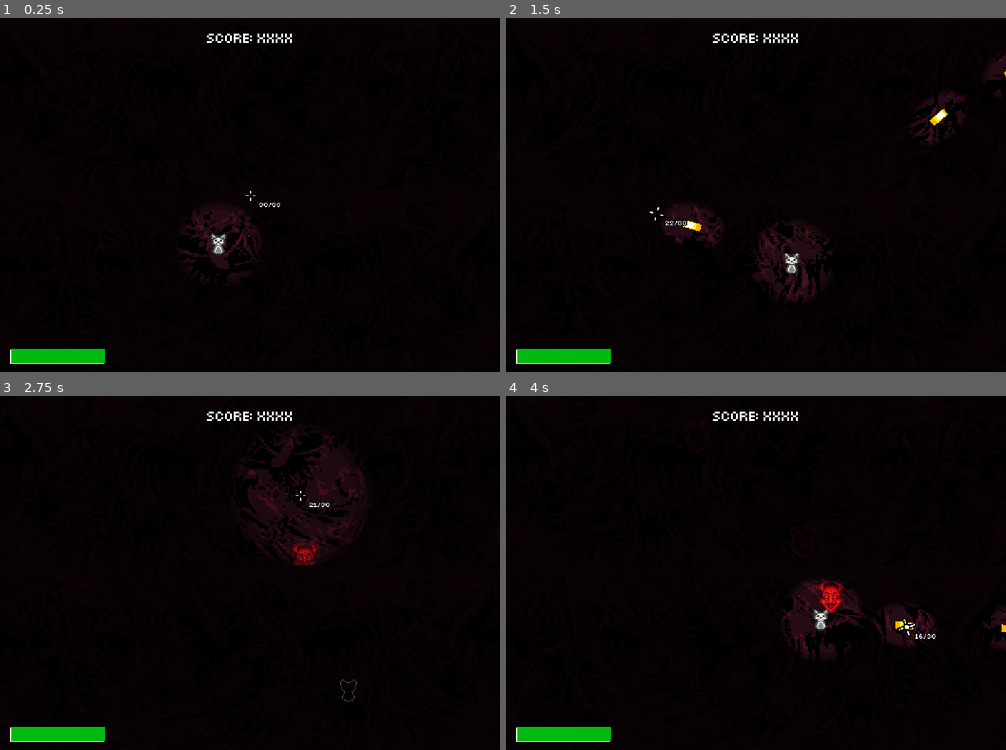
Above: before the commit, frames 1-4 (two rows, left to right).
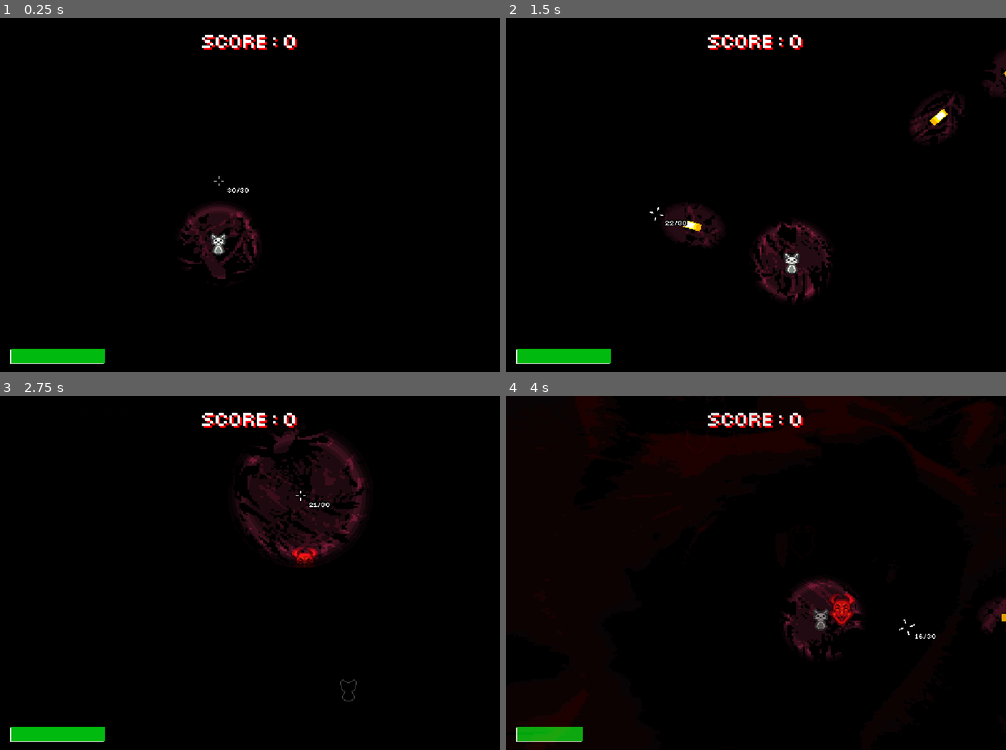
Above: after the commit, the same moments.

Repository: ThanapatrP/game-project-shooter
Game: Godot game, scene res://src/levels/main_level.tscn
Same seed, same stepped clock (60 frames per second), same inputs: the game is played once before the commit and once after it.
Inputs (mouse positions are in pixels of both pictures, inside the frame that each line leads up to):
- Up to frame 1 (0.25 s): no input
- Up to frame 2 (1.5 s): tap Enter at 0.5 s; move the mouse to (866, 177) at 0.52 s; press the mouse at (866, 177) at 0.53 s; hold D (right) 0.53-1.28 s; move the mouse to (656, 212) at 1.27 s; release the mouse at (656, 212) at 1.28 s; hold S (down) from 1.28 s (still down); click (656, 212) at 1.35 s
- Up to frame 3 (2.75 s): move the mouse to (300, 495) at 2.02 s; release S (down) at 2.03 s; hold D (right) from 2.03 s (still down); hold Right mouse button (m2) from 2.03 s (still down); click (300, 495) at 2.3 s
- Up to frame 4 (4 s): move the mouse to (731, 643) at 2.77 s; release D (right) at 2.78 s; release Right mouse button (m2) at 2.78 s; hold W (up) 2.78-3.53 s; click (731, 643) at 2.85 s; move the mouse to (906, 626) at 3.52 s; press the mouse at (906, 626) at 3.53 s; hold A (left) from 3.53 s (still down)

The runs differ from the first frame. In frame 1, 1.9% of the frame differs, in the area x 35-60%, y 4-75%; in frame 2, 3.1%; in frame 3, 4.3%; in frame 4, 5.1%, in the area x 2-100%, y 0-99%.

Commit message:
ui basic polish

Diff:
--- a/project.godot
+++ b/project.godot
@@ -13,13 +13,13 @@
 config/name="Project Shooter"
 run/main_scene="uid://co30y8baliqso"
 config/features=PackedStringArray("4.4", "Forward Plus")
-run/max_fps=60
 config/icon="res://icon.svg"
 
 [autoload]
 
 Global="*res://src/util/global.gd"
 FxSpawner="*res://src/util/fx_spawner.gd"
+EventCenter="*res://src/util/event_center.gd"
 
 [display]
 
--- /dev/null
+++ b/src/characters/enemy/enemy.gd
@@ -0,0 +1,34 @@
+class_name Enemy
+extends CharacterBody2D
+
+var spd = 40
+var hp = 100
+
+var follow = null
+
+var dead_point = 100
+
+var kb_mult = 3
+var apply_knockback = true
+
+func apply_vel(to_glob_pos : Vector2):
+    velocity = lerp(velocity, global_position.direction_to(to_glob_pos) * spd, 0.1)
+
+func hurt(kb_dir : Vector2, damage : float, auto_free : bool = true):
+    if apply_knockback:
+        velocity = kb_dir * spd * kb_mult
+
+    hp -= damage
+
+    if hp <= 0.0: # DEAD
+        on_dead(auto_free)
+
+func on_dead(auto_free : bool):
+    FxSpawner.spawn_float_text("[shake rate=40.0 level=20 connected=0]DEAD!", global_position + Vector2(0, -32), Color.RED, 1)
+    FxSpawner.spawn_float_text("+%d" % dead_point, global_position + Vector2(0, -16), Color.WHITE, 2)
+
+    EventCenter.emit_signal("enemy_dead", self)
+    Global.add_score(dead_point)
+
+    if auto_free:
+        queue_free()
--- a/src/characters/enemy/running_enemy.gd
+++ b/src/characters/enemy/running_enemy.gd
@@ -1,13 +1,9 @@
-extends CharacterBody2D
+extends Enemy
 
-
-var spd = 40
-var hp = 100
 var flashing_t = -1.0
 
-var follow = null
-
 func _ready() -> void:
+	kb_mult = 2.5
 	$PositionMarker.self_modulate.a = 1.0
 
 func _process(delta):
@@ -28,23 +24,14 @@
 
 func _physics_process(delta):
 	if follow != null:
-		velocity = lerp(velocity, global_position.direction_to(follow.global_position) * spd, 0.1)
+		apply_vel(follow.global_position)
 	else:
 		velocity = Vector2.ZERO
 
 	move_and_slide()
 
-
-func hurt(kb_dir, damage):
-	velocity = kb_dir * spd * 3
-
-	hp -= damage
-
+func hurt(kb_dir : Vector2, damage : float, auto_free : bool = true):
 	flashing_t = 0.04
-
-	spd *= 1.1
-
-	if hp <= 0.0: # DEAD
-		FxSpawner.spawn_float_text("[shake rate=40.0 level=20 connected=0]DEAD!", global_position + Vector2(0, -32), Color.RED, 1)
-		FxSpawner.spawn_float_text("+100", global_position + Vector2(0, -16), Color.WHITE, 2)
-		queue_free()
+	spd *= 1.4 # faster if took damage
+	kb_mult *= 0.7
+	super(kb_dir, damage)
--- a/src/characters/enemy/running_enemy.tscn
+++ b/src/characters/enemy/running_enemy.tscn
@@ -9,7 +9,6 @@
 light_mode = 1
 
 [sub_resource type="CanvasItemMaterial" id="CanvasItemMaterial_gljmp"]
-light_mode = 2
 
 [sub_resource type="CanvasItemMaterial" id="CanvasItemMaterial_1utja"]
 light_mode = 1
--- a/src/characters/player/player.gd
+++ b/src/characters/player/player.gd
@@ -133,6 +133,11 @@
 
 	# On hit
 	if $Hitbox.get_overlapping_bodies().size() > 0 and invin <= 0.0:
+		if Global.hurt_overlay:
+			Global.hurt_overlay.start()
+
+		if Global.camera: Global.camera.shake(0.5, 15)
+
 		hp -= 30
 		invin = 3.0
 
@@ -166,8 +171,7 @@
 	shoot_cd = DEF_SHOOT_CD
 	ammo -= 1
 
-	var cam = get_node_or_null("%Camera2D")
-	if cam: cam.shake(0.2, 5)
+	if Global.camera: Global.camera.shake(0.2, 5)
 
 	gun_audio_stream.play()
 
--- a/src/characters/player/player.tscn
+++ b/src/characters/player/player.tscn
@@ -22,11 +22,32 @@
 
 [sub_resource type="Gradient" id="Gradient_bxhu7"]
 interpolation_mode = 1
-offsets = PackedFloat32Array(0.41048, 0.558952, 0.641921, 0.694323)
-colors = PackedColorArray(1, 1, 1, 1, 1, 1, 1, 0.654902, 1, 1, 1, 0.345098, 0, 0, 0, 0)
+offsets = PackedFloat32Array(0.340314, 0.41048, 0.513089, 0.638743, 0.71466)
+colors = PackedColorArray(1, 1, 1, 1, 1, 1, 1, 1, 1, 1, 1, 0.831373, 1, 1, 1, 0.231373, 0, 0, 0, 0)
 
 [sub_resource type="GradientTexture2D" id="GradientTexture2D_5c1al"]
 gradient = SubResource("Gradient_bxhu7")
+width = 256
+height = 256
+fill = 1
+fill_from = Vector2(0.5, 0.5)
+fill_to = Vector2(0, 1)
+
+[sub_resource type="GradientTexture2D" id="GradientTexture2D_qf5tv"]
+gradient = SubResource("Gradient_bxhu7")
+width = 256
+height = 256
+fill = 1
+fill_from = Vector2(0.5, 0.5)
+fill_to = Vector2(0, 1)
+
+[sub_resource type="Gradient" id="Gradient_qf5tv"]
+interpolation_mode = 1
+offsets = PackedFloat32Array(0.439791, 0.507853, 0.541885, 0.568063, 0.602094, 0.672775)
+colors = PackedColorArray(1, 1, 1, 0, 1, 1, 1, 0.494118, 1, 1, 1, 1, 1, 1, 1, 0.831373, 1, 1, 1, 0.231373, 0, 0, 0, 0)
+
+[sub_resource type="GradientTexture2D" id="GradientTexture2D_hhaut"]
+gradient = SubResource("Gradient_qf5tv")
 width = 256
 height = 256
 fill = 1
@@ -75,7 +96,11 @@
 [node name="PointLight2D" type="PointLight2D" parent="LightPivot"]
 position = Vector2(1, -1)
 blend_mode = 2
-texture = SubResource("GradientTexture2D_5c1al")
+texture = SubResource("GradientTexture2D_qf5tv")
+
+[node name="PointLight2D2" type="PointLight2D" parent="LightPivot"]
+position = Vector2(1, -1)
+texture = SubResource("GradientTexture2D_hhaut")
 
 [node name="Hitbox" type="Area2D" parent="."]
 collision_layer = 0
--- a/src/levels/main_level.tscn
+++ b/src/levels/main_level.tscn
@@ -8,10 +8,18 @@
 [ext_resource type="PackedScene" uid="uid://whcd4uekaxv6" path="res://src/ui/cursor.tscn" id="6_11df1"]
 [ext_resource type="FontFile" uid="uid://7ip1rh1cottq" path="res://asset/ui/Smol font.ttf" id="6_k0jp4"]
 [ext_resource type="Texture2D" uid="uid://dm8gi5bulobax" path="res://asset/level/temp_level_bg.png" id="8_1du40"]
+[ext_resource type="Script" uid="uid://cpfugg5pyr134" path="res://src/ui/score_label.gd" id="8_ywe2d"]
+[ext_resource type="Texture2D" uid="uid://bdfs3bbusy52" path="res://asset/ui/ui_overlays/cat_hurts_overlay.png" id="9_tygi3"]
+[ext_resource type="Script" uid="uid://benpvdb4y2nyl" path="res://src/ui/hurt_overlay.gd" id="10_twkqo"]
 
-[sub_resource type="LabelSettings" id="LabelSettings_ctyfj"]
-font = ExtResource("6_k0jp4")
-shadow_size = 0
+[sub_resource type="CanvasItemMaterial" id="CanvasItemMaterial_tygi3"]
+light_mode = 1
+
+[sub_resource type="CanvasItemMaterial" id="CanvasItemMaterial_ywe2d"]
+blend_mode = 1
+
+[sub_resource type="LabelSettings" id="LabelSettings_av45r"]
+font_size = 100
 
 [node name="Level" type="Node2D"]
 y_sort_enabled = true
@@ -32,7 +40,7 @@
 [node name="TempLevelBg" type="Sprite2D" parent="."]
 z_index = -99
 position = Vector2(274.5, 196.75)
-scale = Vector2(2.16016, 1.54706)
+scale = Vector2(2.37109, 1.74314)
 texture = ExtResource("8_1du40")
 
 [node name="Player" parent="." instance=ExtResource("1_b6xw5")]
@@ -40,7 +48,7 @@
 position = Vector2(240, 249)
 
 [node name="CanvasModulate" type="CanvasModulate" parent="."]
-color = Color(0.15967, 0.15967, 0.15967, 1)
+color = Color(0, 0, 0, 1)
 
 [node name="Spawner" type="Node" parent="."]
 script = ExtResource("2_ctyfj")
@@ -72,14 +80,42 @@
 text = "30/30"
 script = ExtResource("4_k0jp4")
 
-[node name="ScoreLabel" type="Label" parent="UI"]
+[node name="ScoreLabel" type="RichTextLabel" parent="UI"]
 offset_top = 12.0
 offset_right = 550.0
-offset_bottom = 35.0
-text = "SCORE: XXXX"
-label_settings = SubResource("LabelSettings_ctyfj")
+offset_bottom = 43.0
+theme_override_colors/font_shadow_color = Color(1, 0, 0.0166664, 1)
+theme_override_constants/shadow_offset_y = 2
+theme_override_constants/shadow_offset_x = 2
+theme_override_constants/shadow_outline_size = 0
+theme_override_fonts/normal_font = ExtResource("6_k0jp4")
+theme_override_font_sizes/normal_font_size = 24
+bbcode_enabled = true
+text = "SCORE : XXXX"
 horizontal_alignment = 1
 vertical_alignment = 1
+script = ExtResource("8_ywe2d")
 
 [node name="Cursor" parent="UI" instance=ExtResource("6_11df1")]
 position = Vector2(240, 179)
+
+[node name="HurtOverlay" type="Sprite2D" parent="UI"]
+self_modulate = Color(1, 1, 1, 0.184314)
+material = SubResource("CanvasItemMaterial_tygi3")
+position = Vector2(276.25, 192)
+scale = Vector2(2.44231, 1.89862)
+texture = ExtResource("9_tygi3")
+script = ExtResource("10_twkqo")
+
+[node name="Label" type="Label" parent="UI"]
+visible = false
+material = SubResource("CanvasItemMaterial_ywe2d")
+anchors_preset = 15
+anchor_right = 1.0
+anchor_bottom = 1.0
+grow_horizontal = 2
+grow_vertical = 2
+text = "KILL"
+label_settings = SubResource("LabelSettings_av45r")
+horizontal_alignment = 1
+vertical_alignment = 1
--- a/src/object/bullets/bullet.gd
+++ b/src/object/bullets/bullet.gd
@@ -18,9 +18,11 @@
 
 
 func hit(body):
-	if body is CharacterBody2D:
 
-		global_position = body.global_position
+	var b = get_overlapping_bodies()[0]
 
-		body.hurt(dir, damage)
-		queue_free()
+	global_position = b.global_position
+
+	b.hurt(dir, damage)
+
+	queue_free()
--- a/src/ui/cursor.gd
+++ b/src/ui/cursor.gd
@@ -37,11 +37,16 @@
 	queue_redraw()
 	cursor_sprite.texture = _cursor_texture[active_cursor_sprite]
 
-	global_position = round(get_global_mouse_position())
+	# global_position = round(get_global_mouse_position())
 
 func _physics_process(delta):
 	cursor_sprite.scale = lerp(cursor_sprite.scale, Vector2(1, 1), 0.1)
 	cursor_sprite.rotation_degrees = lerp(cursor_sprite.rotation_degrees, 0.0, 0.1)
+
+
+func _input(event: InputEvent) -> void:
+	if event is InputEventMouseMotion:
+		global_position = round(event.global_position)
 
 
 func set_cursor_sprite(cursor_spr : Cursor):
--- /dev/null
+++ b/src/ui/hurt_overlay.gd
@@ -0,0 +1,24 @@
+extends Sprite2D
+
+var mx_t = 0.0
+var t = 0.0
+
+func _enter_tree() -> void:
+    Global.hurt_overlay = self
+
+func start(time : float = 0.7):
+    mx_t = time
+    t = time
+
+func _process(delta: float) -> void:
+    if t > 0:
+        t -= delta
+        if t < 0.0:
+            t = 0.0
+
+        modulate.a = clamp(t/mx_t, 0.0, 1.0)
+    else:
+        modulate.a = 0.0
+
+func _exit_tree() -> void:
+    Global.hurt_overlay = null
--- /dev/null
+++ b/src/ui/score_label.gd
@@ -0,0 +1,30 @@
+extends RichTextLabel
+
+var normal_color : Color = Color.WHITE
+var impulse_color : Color = Color.RED
+
+var impulse_t : float = 0.0
+var mx_impulse_t : float = 1.0
+
+func _enter_tree() -> void:
+    Global.score_label = self
+
+func _process(delta):
+    impulse_t -= delta
+
+    if impulse_t < 0:
+        impulse_t = 0.0
+
+    var curr_color = normal_color.lerp(impulse_color, clamp((impulse_t / mx_impulse_t), 0.0, 1.0))
+
+    text = "SCORE : [color=#%s]%d" % [curr_color.to_html(), Global.curr_score]
+
+# func _physics_process(delta: float) -> void:
+#     shake_intensity = shake_intensity * 0.9
+
+func trigger_impulse_color(new_t : float = 0.3):
+    mx_impulse_t = new_t
+    impulse_t = new_t
+
+func _exit_tree() -> void:
+    Global.score_label = null
--- a/src/util/custom_camera.gd
+++ b/src/util/custom_camera.gd
@@ -4,6 +4,10 @@
 var shake_t : float = 0.0
 var _curr_shake_t : float = 0.0
 var shake_intensity : float = 0.0
+
+
+func _enter_tree() -> void:
+    Global.camera = self
 
 
 func _ready() -> void:
@@ -33,3 +37,7 @@
     _curr_shake_t = shake_t
 
     shake_intensity = intensity
+
+
+func _exit_tree() -> void:
+    Global.camera = null
--- /dev/null
+++ b/src/util/event_center.gd
@@ -0,0 +1,6 @@
+extends Node
+
+
+signal player_hurt(damage)
+signal enemy_dead(enemy : Enemy)
+signal player_dead
--- a/src/util/global.gd
+++ b/src/util/global.gd
@@ -1,13 +1,25 @@
 extends Node
 
+
 # UI stuff
+var camera : Camera2D = null
 var cursor = null
-
+var hurt_overlay = null
+var score_label = null
 
 # Save stuff
 var curr_score = 0
 var highscore = 0
 
 
+func add_score(amt):
+    if amt < 0:
+        return
+
+    curr_score += amt
+    if score_label: score_label.trigger_impulse_color()
+
+
+# save load stuff
 func load_data():
     pass
Binary file changed: asset/enemy/enemy_spr_v2_border.png
Binary file added: asset/ui/ui_overlays/cat_hurts_overlay.png
Not shown, added: asset/ui/ui_overlays/cat_hurts_overlay.png.import
Not shown, added: src/characters/enemy/enemy.gd.uid
Not shown: 1 places in src/characters/player/player.tscn that only renumber resources
Not shown: 1 places in src/levels/main_level.tscn that only renumber resources
Not shown, added: src/ui/hurt_overlay.gd.uid
Not shown, added: src/ui/score_label.gd.uid
Not shown, added: src/util/event_center.gd.uid
